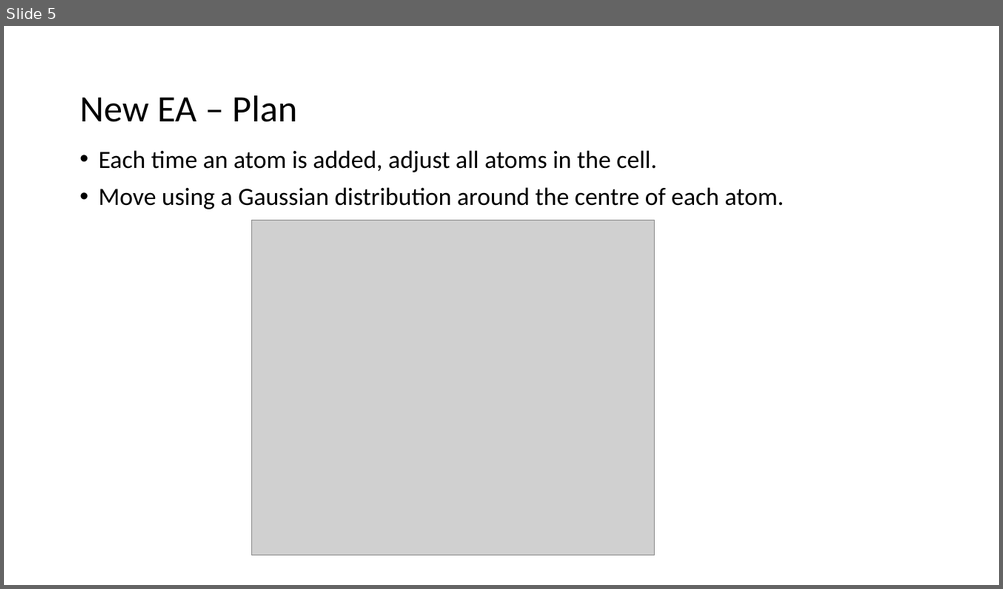
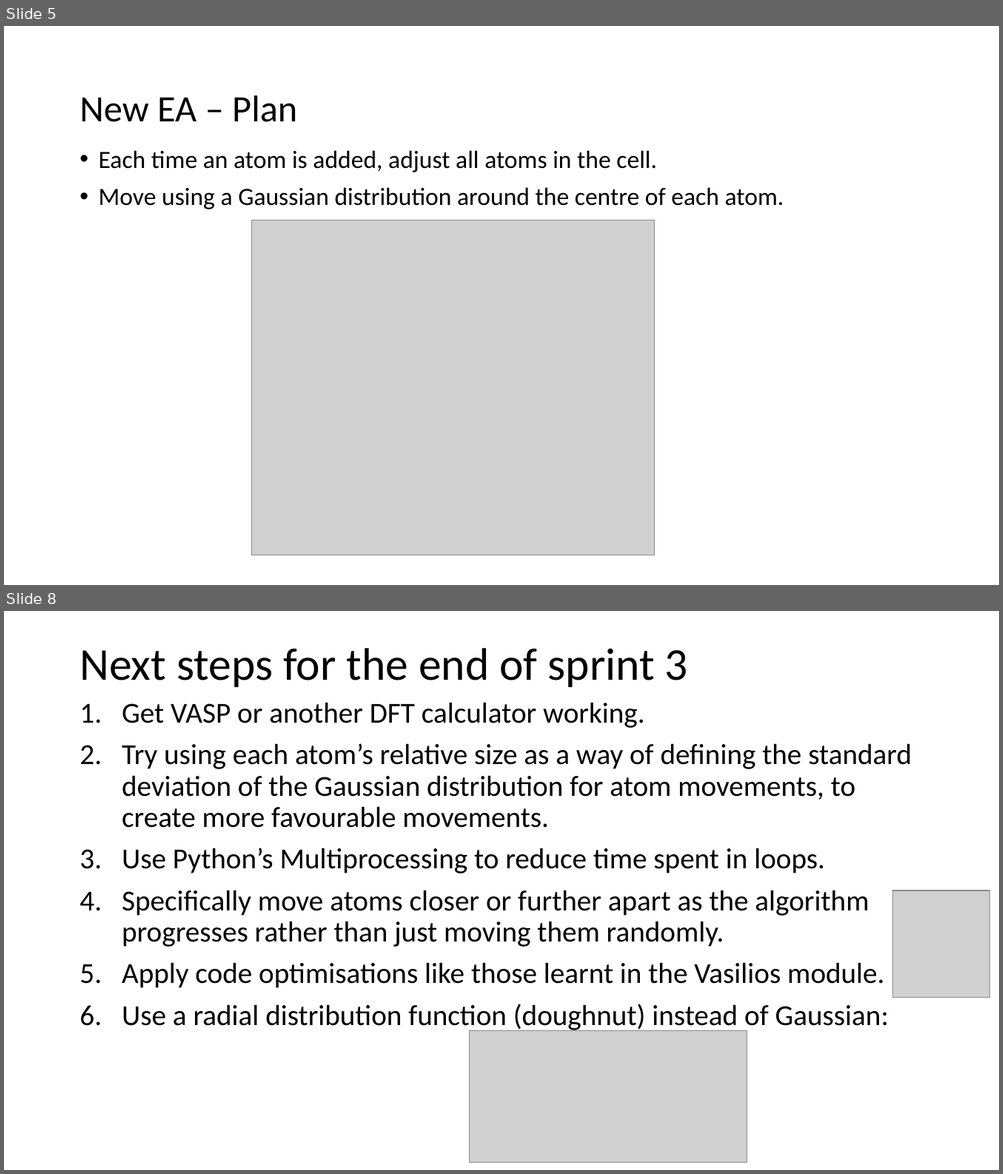
Before and after one commit to Sophie-Turner/GeOpt, a slide deck: Documentation/Sprint3/Presentation.pptx. Shown one above the other, each under a label of ours: slide 5 before the commit, slides 5 and 8 after it; the slides between them are not shown. The pictures are 1003x589 and 1003x1174 pixels, drawn with LibreOffice and Linux fonts; fonts in the diff are those of the drawing; grey boxes stand for pictures. Boxes give left, top, right and bottom in pixels: in the first picture for what was removed or moved away, otherwise in the second. Text is boxed around its words. In the diff, an @@ line names an element or a change of style, - is before the commit and + after.

```diff
--- a/Documentation/Sprint3/Presentation.pptx
+++ b/Documentation/Sprint3/Presentation.pptx
@@ slide 8 added at bbox=[4, 611, 999, 1170], background #FFFFFF @@
@@ title added at bbox=[79, 648, 688, 687], 44 pt, text #000000 @@
+Next steps for the end of sprint 3
@@ text added at bbox=[122, 702, 911, 1033], 28 pt, text #000000 @@
+1. Get VASP or another DFT calculator working.
+2. Try using each atom’s relative size as a way of defining the standard deviation of the Gaussian distribution for atom movements, to create more favourable movements.
+3. Use Python’s Multiprocessing to reduce time spent in loops.
+4. Specifically move atoms closer or further apart as the algorithm progresses rather than just moving them randomly.
+5. Apply code optimisations like those learnt in the Vasilios module.
+6. Use a radial distribution function (doughnut) instead of Gaussian:
@@ picture added at bbox=[893, 891, 990, 998] @@
@@ picture added at bbox=[469, 1031, 746, 1163] @@
```
Also in this commit, not shown: 3 other slides added, 7 other files.
